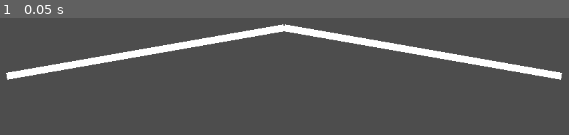
Above: before the commit, frame 1.
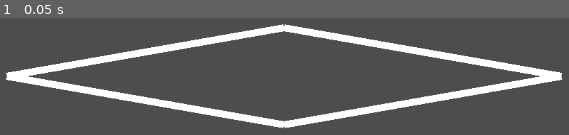
Above: after the commit, the same moment.

Repository: blondeman/vermin-voyage
Game: Godot game, scene res://scenes/main.tscn
Two runs of this game, one before a commit and one after it. Both use one fixed random seed, a clock stepped at 60 frames per second and the inputs below.
Inputs:
- Up to frame 1 (0.05 s): no input

The runs differ from the first frame. In frame 1, 6.1% of the frame differs, in the area x 1-99%, y 49-95%.

Commit message:
created ship object and build function
removed isMiddle from shipnode and added reference to opposite node, where null means middle

Diff:
--- a/Vermin-Voyage/scripts/Ship.gd
+++ b/Vermin-Voyage/scripts/Ship.gd
@@ -7,28 +7,43 @@
 var nodePositions: Array = [Vector2(50,100), Vector2(450,30), Vector2(850,100)]
 var nodeLines: Array = [Vector2(0,1), Vector2(1,2)]
 
-var symmetryLine: float = 0
+var symmetryLine: float = 100
 var nodes: Array = []
 var lines: Array = []
 
 func _ready():
-	build()
+	build(nodePositions, nodeLines)
 
-func build():
+func build(nodePositions: Array, nodeLines: Array):
 	for i in range(nodePositions.size()):
 		var node = shipNodeScene.instantiate()
+		node.position = nodePositions[i]
+
 		add_child(node)
+		nodes.append(node)
 
-		if i == 0 or i == nodePositions.size() - 1:
-			node.isMiddle = true
-		node.position = nodePositions[i]
-		nodes.append(node)
+		if i != 0 and i != nodePositions.size() - 1:
+			var oppositeNode = shipNodeScene.instantiate()
+			oppositeNode.position = node.oppositePosition(symmetryLine)
+			node.opposite = oppositeNode
+			oppositeNode.opposite = node
+
+			add_child(oppositeNode)
+
 
 	for i in range(nodeLines.size()):
 		var line = shipLineScene.instantiate()
-		add_child(line)
-
 		line.nodeA = nodes[nodeLines[i].x]
 		line.nodeB = nodes[nodeLines[i].y]
 		line.setLine()
+
+		add_child(line)
 		lines.append(line)
+
+		var oppositeLine = shipLineScene.instantiate()
+		oppositeLine.nodeA = nodes[nodeLines[i].x].getOpposite()
+		oppositeLine.nodeB = nodes[nodeLines[i].y].getOpposite()
+		oppositeLine.setLine()
+
+		add_child(oppositeLine)
+		lines.append(oppositeLine)
--- a/Vermin-Voyage/scripts/ShipLine.gd
+++ b/Vermin-Voyage/scripts/ShipLine.gd
@@ -1,8 +1,8 @@
 extends Line2D
 class_name ShipLine
 
-@export var nodeA: ShipNode = null
-@export var nodeB: ShipNode = null
+var nodeA: ShipNode = null
+var nodeB: ShipNode = null
 
 func setLine():
 	points = [nodeA.position, nodeB.position]
--- a/Vermin-Voyage/scripts/ShipNode.gd
+++ b/Vermin-Voyage/scripts/ShipNode.gd
@@ -1,7 +1,14 @@
 extends Area2D
 class_name ShipNode
 
-var isMiddle: bool = false
+#null opposite means it's a center node
+var opposite: ShipNode = null
 
 func oppositePosition(symmetryLine: float) -> Vector2:
 	return Vector2(position.x, position.y - 2 * (position.y - symmetryLine))
+
+func getOpposite() -> ShipNode:
+	if opposite:
+		return opposite
+	else:
+		return self
